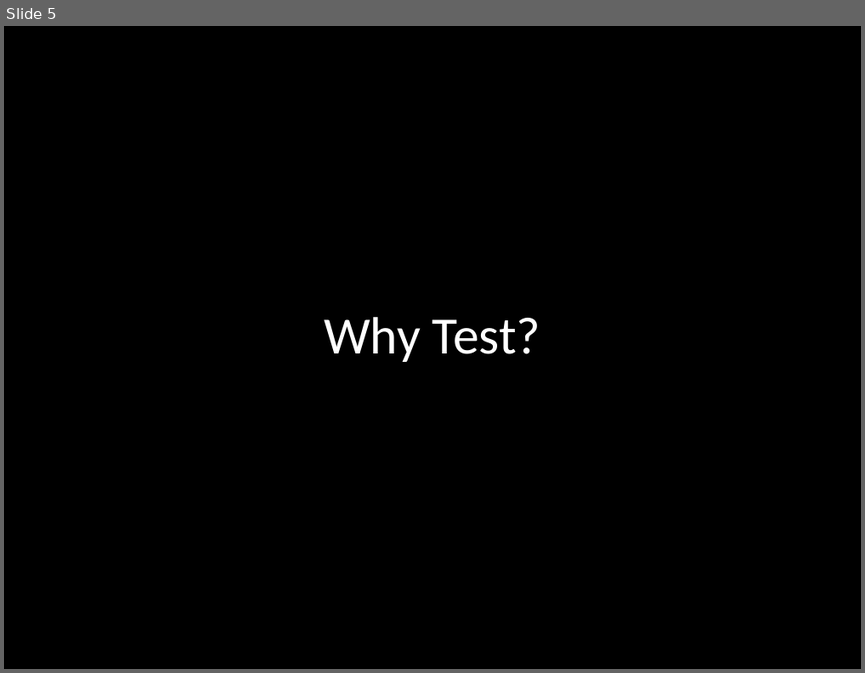
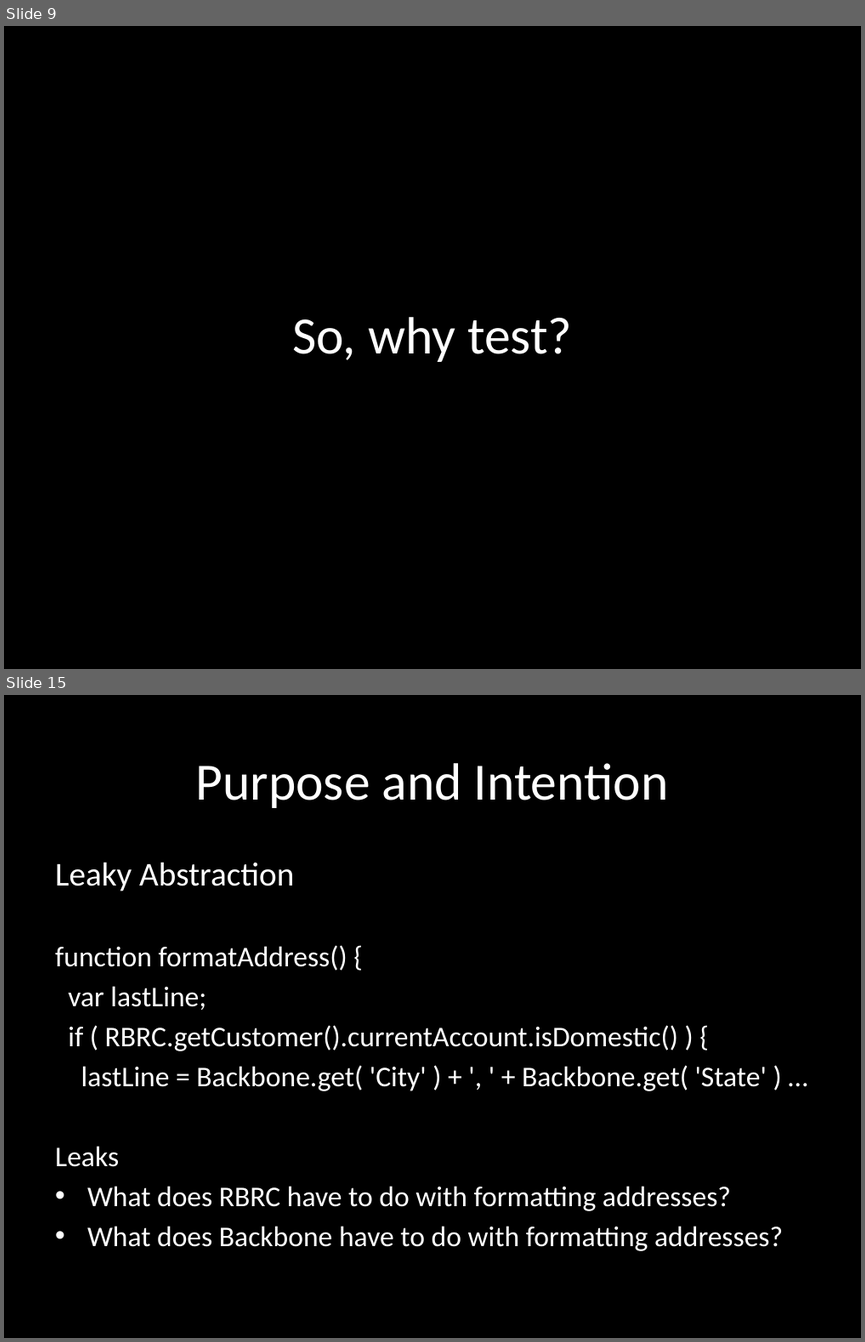
Before and after one commit to eliasjames/training-sqa, a slide deck: slides/TDD Day 1.pptx. Shown one above the other, each under a label of ours: slide 5 before the commit, slides 9 and 15 after it; the slides between them are not shown. The pictures are 865x673 and 865x1342 pixels, drawn with LibreOffice and Linux fonts; fonts in the diff are those of the drawing. Boxes give left, top, right and bottom in pixels: in the first picture for what was removed or moved away, otherwise in the second. Text is boxed around its words. In the diff, an @@ line names an element or a change of style, - is before the commit and + after.

```diff
--- a/slides/TDD Day 1.pptx
+++ b/slides/TDD Day 1.pptx
@@ slide 15 added at bbox=[4, 695, 861, 1338], background #000000 @@
@@ title added at bbox=[196, 763, 669, 808], 44 pt, text #FFFFFF @@
+Purpose and Intention
@@ subtitle added at bbox=[55, 862, 783, 1251], 24 pt, text #FFFFFF @@
+Leaky Abstraction
+function formatAddress() {
+var lastLine;
+if ( RBRC.getCustomer().currentAccount.isDomestic() ) {
+lastLine = Backbone.get( 'City' ) + ', ' + Backbone.get( 'State' ) …
+Leaks
+• What does RBRC have to do with formatting addresses?
+• What does Backbone have to do with formatting addresses?
@@ what was slide 5 is now slide 9 @@
@@ slide 9 changed as well @@
@@ title at bbox=[292, 317, 572, 362]: text changed @@
-Why Test?
+So, why test?
```
Also in this commit, not shown: 6 other slides changed, 20 other slides added, 17 slides removed.
